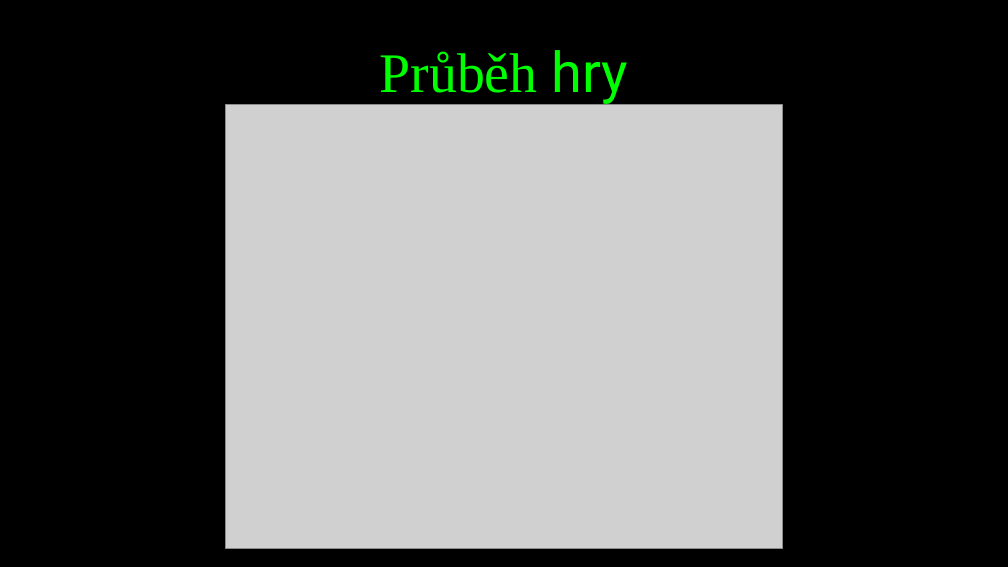
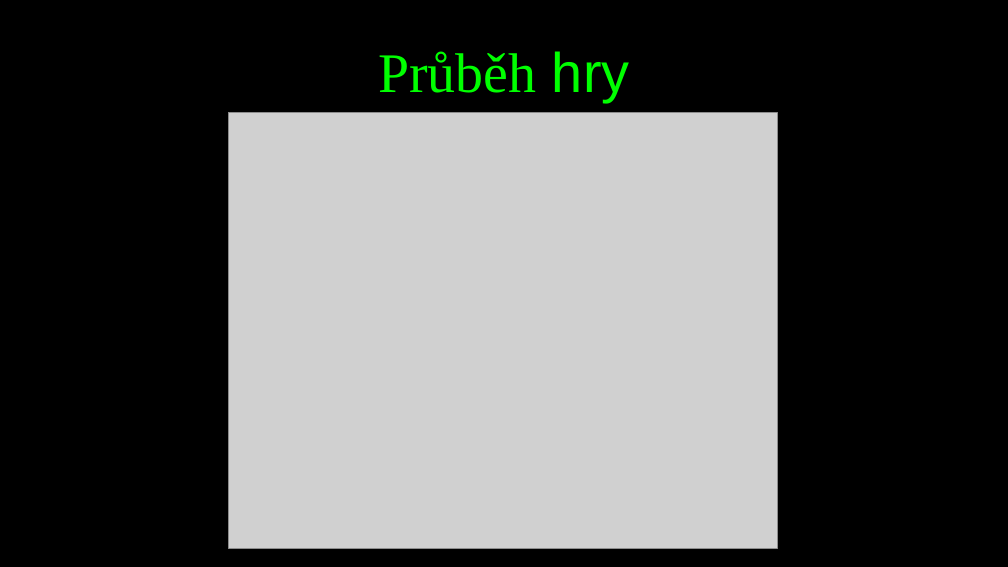
Before and after one commit to MichalTesnar/SpeedType, a slide deck: slide 3 of Prezentace.pptx. Drawn at 1008x567 pixels with LibreOffice and Linux fonts; fonts in the diff are those of the drawing; grey boxes stand for pictures. Boxes give left, top, right and bottom in pixels: in the first picture for what was removed or moved away, otherwise in the second. Text is boxed around its words. In the diff, an @@ line names an element or a change of style, - is before the commit and + after.

```diff
--- a/Prezentace.pptx
+++ b/Prezentace.pptx
@@ text "Průběh hry" at <box>378,51,630,102</box>: font Roboto to Arial in "hry"; highlight #000000 to none @@
@@ picture: place and size @@
-picture at <box>225,105,783,549</box>
+picture at <box>229,113,777,549</box>
```
Also in this commit, not shown: 5 other slides changed, 1 other file.
